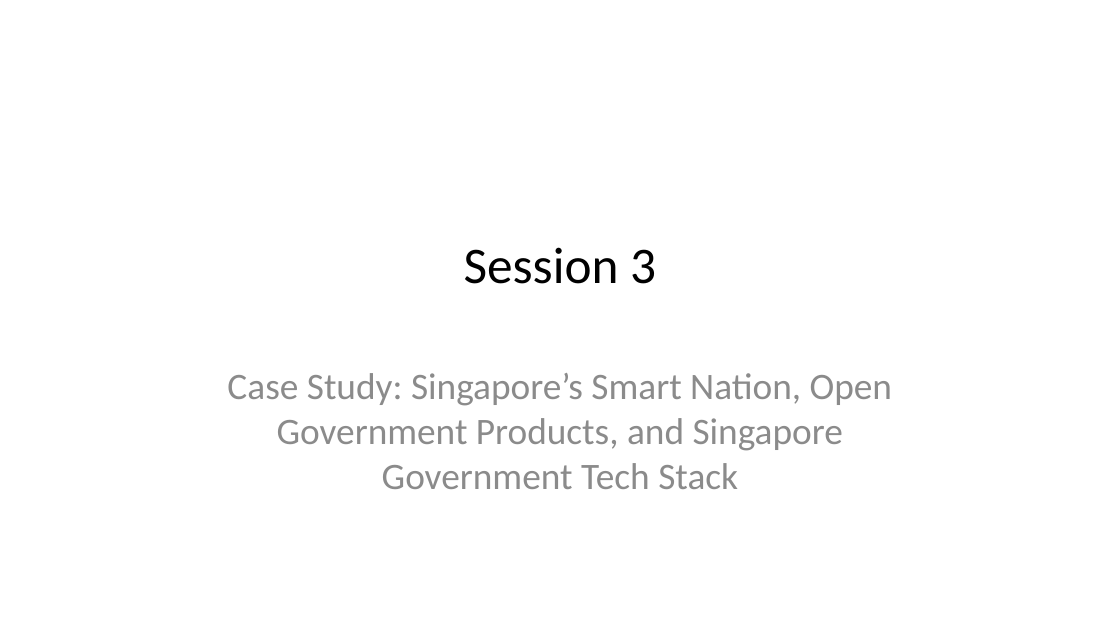
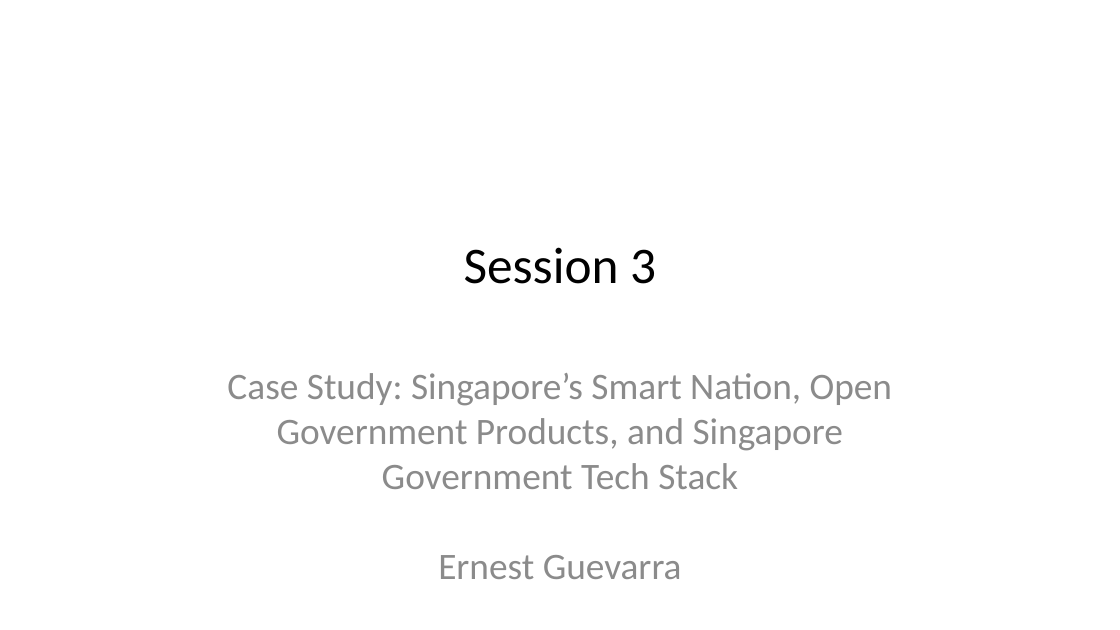
Before and after one commit to tamanh-oxford/capacity-development, a slide deck: slide 1 of data-frameworks/03-singapore-open-government.pptx. Drawn at 1120x630 pixels with LibreOffice and Linux fonts; fonts in the diff are those of the drawing. Boxes give left, top, right and bottom in pixels: in the first picture for what was removed or moved away, otherwise in the second. Text is boxed around its words. In the diff, an @@ line names an element or a change of style, - is before the commit and + after.

```diff
--- a/data-frameworks/03-singapore-open-government.pptx
+++ b/data-frameworks/03-singapore-open-government.pptx
@@ subtitle at (227, 373, 892, 579): text changed @@
-Case Study: Singapore’s Smart Nation, Open Government Products, and Singapore Government Tech Stack
+Case Study: Singapore’s Smart Nation, Open Government Products, and Singapore Government Tech Stack
+Ernest Guevarra
```
Also in this commit, not shown: 47 other files.
